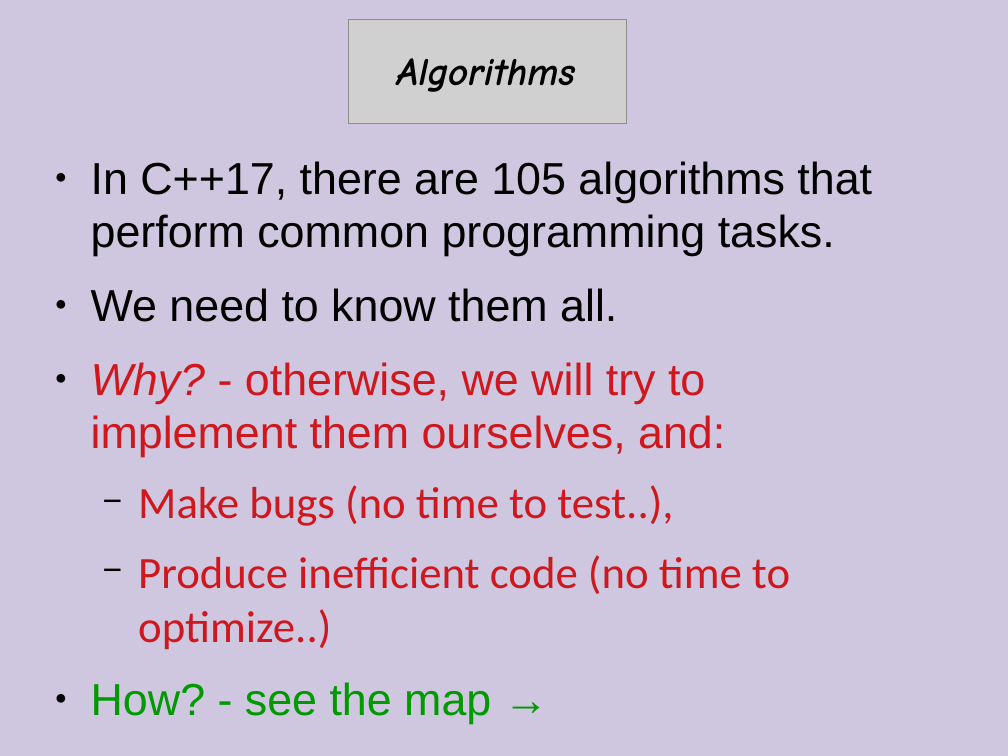
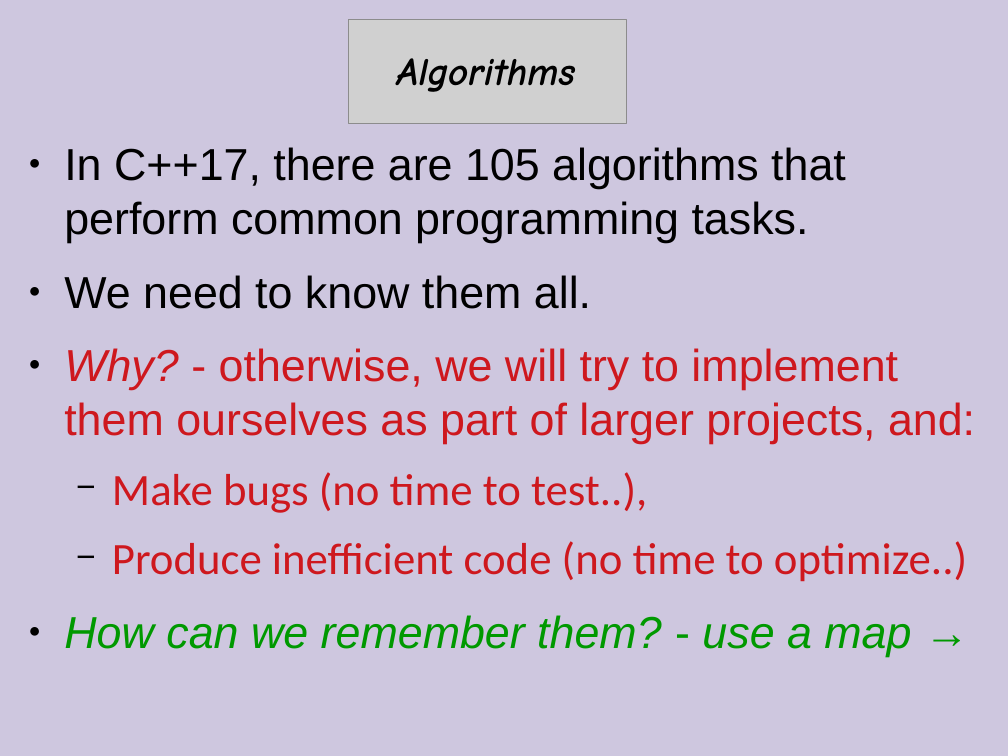
Before and after one commit to cpp-at-ariel/cpp-5779, a slide deck: slide 2 of 11-stl-algorithms/slides-algorithms.odp. Drawn at 1008x756 pixels with LibreOffice and Linux fonts; fonts in the diff are those of the drawing; grey boxes stand for pictures. Boxes give left, top, right and bottom in pixels: in the first picture for what was removed or moved away, otherwise in the second. Text is boxed around its words. In the diff, an @@ line names an element or a change of style, - is before the commit and + after.

Commit message:
move image processing homework; add stl algorithms examples

```diff
--- a/11-stl-algorithms/slides-algorithms.odp
+++ b/11-stl-algorithms/slides-algorithms.odp
@@ text "In C++17, there are 105 ...": place and size @@
-text "In C++17, there are 105 ..." at [91, 161, 872, 724]
+text "In C++17, there are 105 ..." at [64, 147, 975, 657]
@@ text at [64, 348, 975, 444]: text changed @@
-● Why? - otherwise, we will try to implement them ourselves, and:
+● Why? - otherwise, we will try to implement them ourselves as part of larger projects, and:
@@ text at [64, 615, 911, 657]: text changed; italic on @@
-● How? - see the map →
+● How can we remember them? - use a map →
```
Also in this commit, not shown: 1 other slide changed, 7 slides added, 44 other files.
